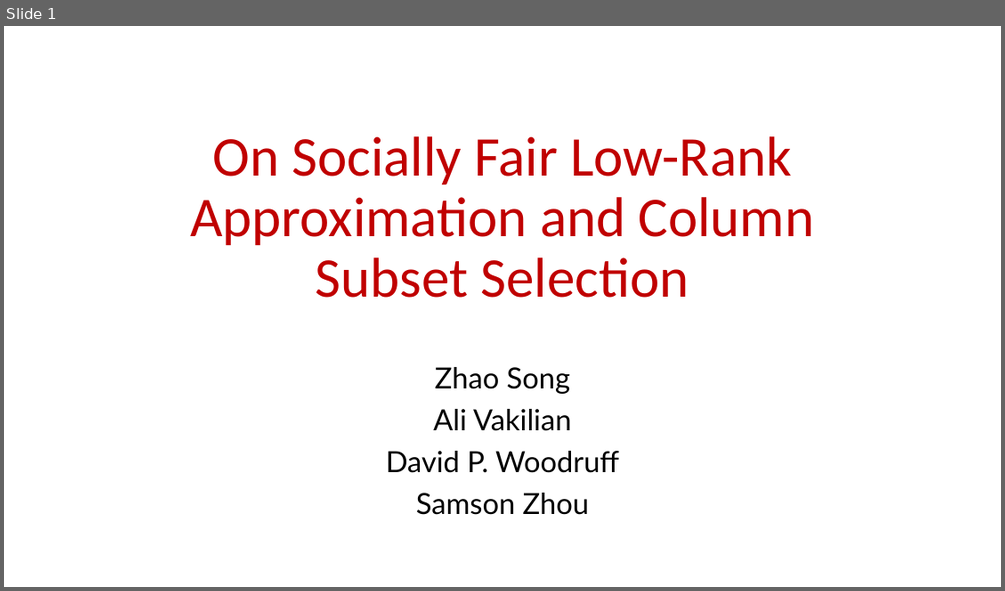
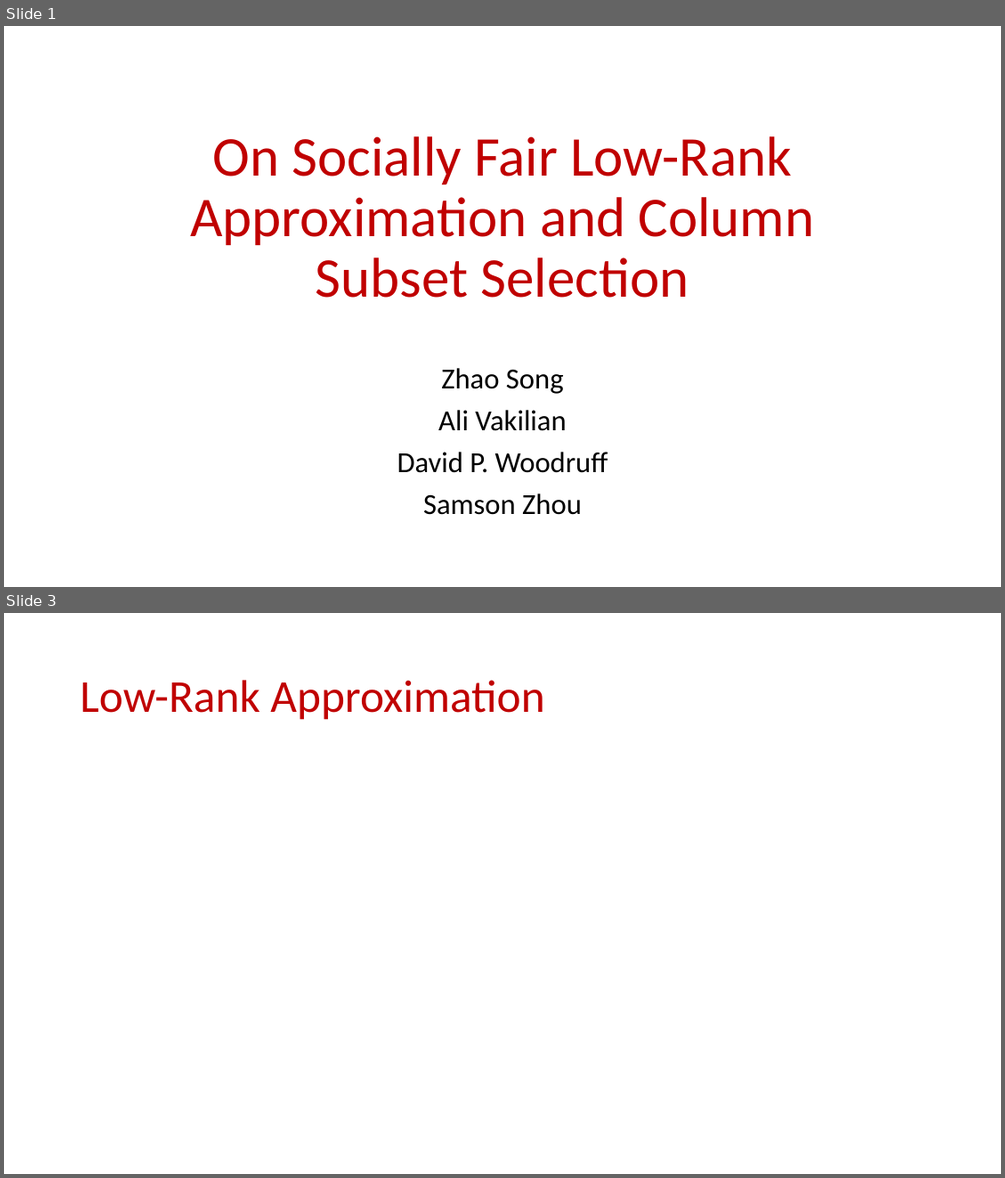
Before and after one commit to samsonzhou/samsonzhou.github.io, a slide deck: other-talks/On Socially Fair Low-Rank Approximation and Column Subset.pptx. Shown one above the other, each under a label of ours: slide 1 before the commit, slides 1 and 3 after it; the slides between them are not shown. The pictures are 1005x591 and 1005x1178 pixels, drawn with LibreOffice and Linux fonts; fonts in the diff are those of the drawing; grey boxes stand for pictures. Boxes give left, top, right and bottom in pixels: in the first picture for what was removed or moved away, otherwise in the second. Text is boxed around its words. In the diff, an @@ line names an element or a change of style, - is before the commit and + after.

```diff
--- a/other-talks/On Socially Fair Low-Rank Approximation and Column Subset.pptx
+++ b/other-talks/On Socially Fair Low-Rank Approximation and Column Subset.pptx
@@ slide 3 added at (4, 613, 1001, 1174), background #FFFFFF @@
@@ title added at (80, 680, 544, 720), 44 pt, text #C00000 @@
+Low-Rank Approximation
@@ slide 1 changed as well @@
@@ subtitle "Zhao Song" at (397, 368, 608, 515): font Lato to Calibri @@
```
Also in this commit, not shown: 7 other slides added, 1 slide removed.
